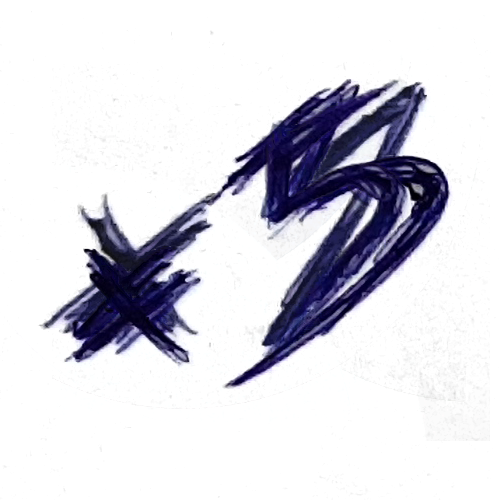
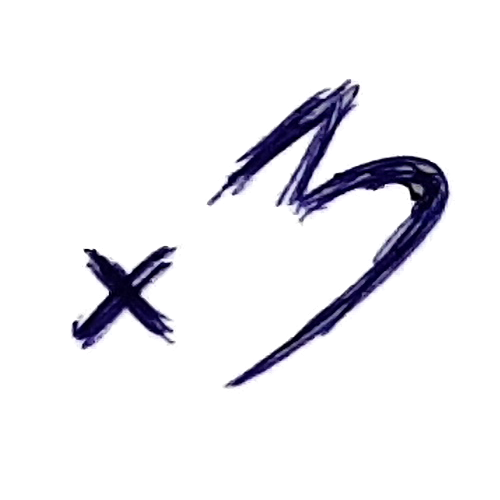
Two versions of the same layered image (500x500). Layer-by-layer changes:
hid "Layer 4" over box(52, 62, 466, 422)
painted on "Layer 3" over box(52, 27, 490, 441)
hid "Layer 2", painted on it over box(0, 11, 496, 500)
